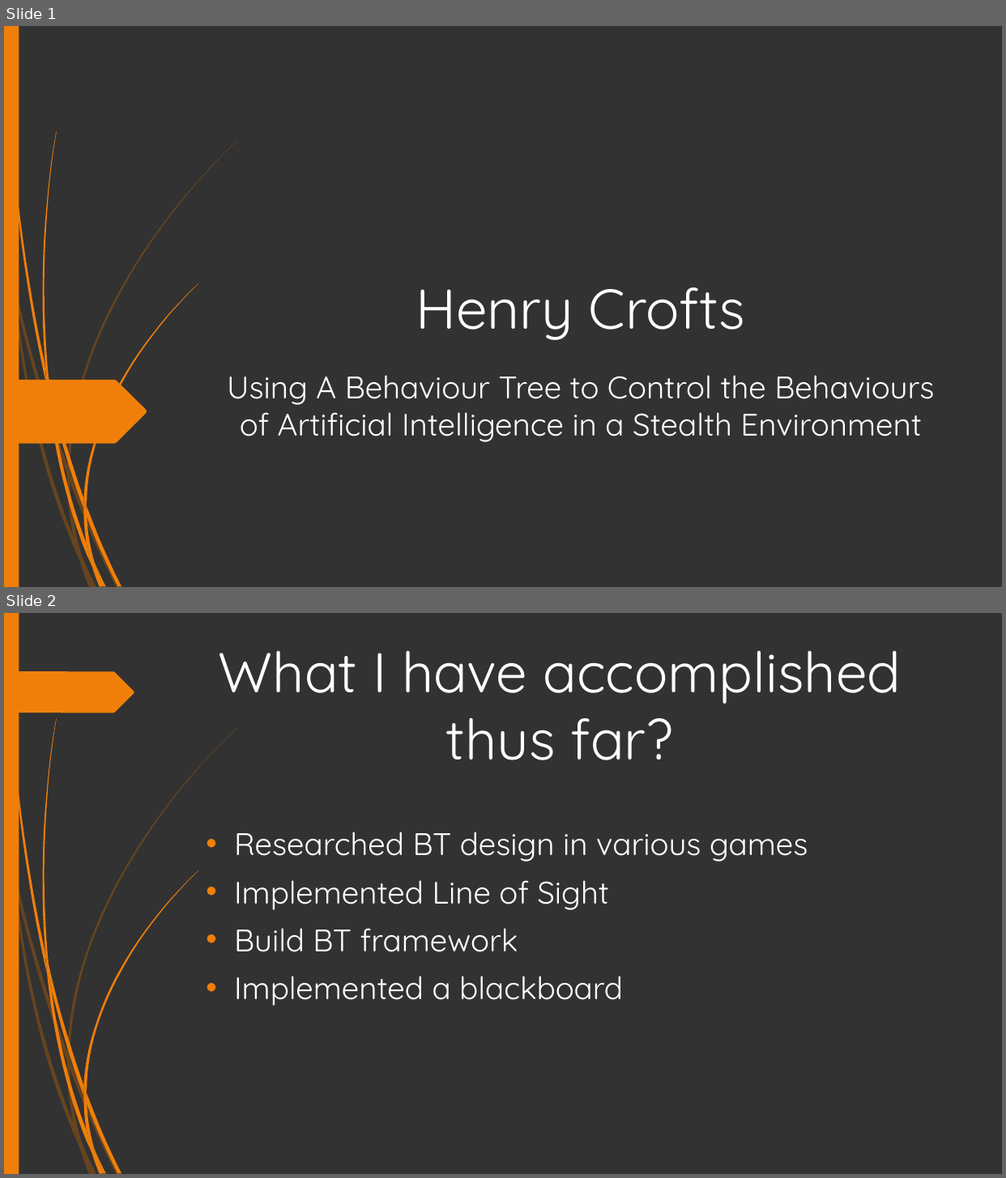
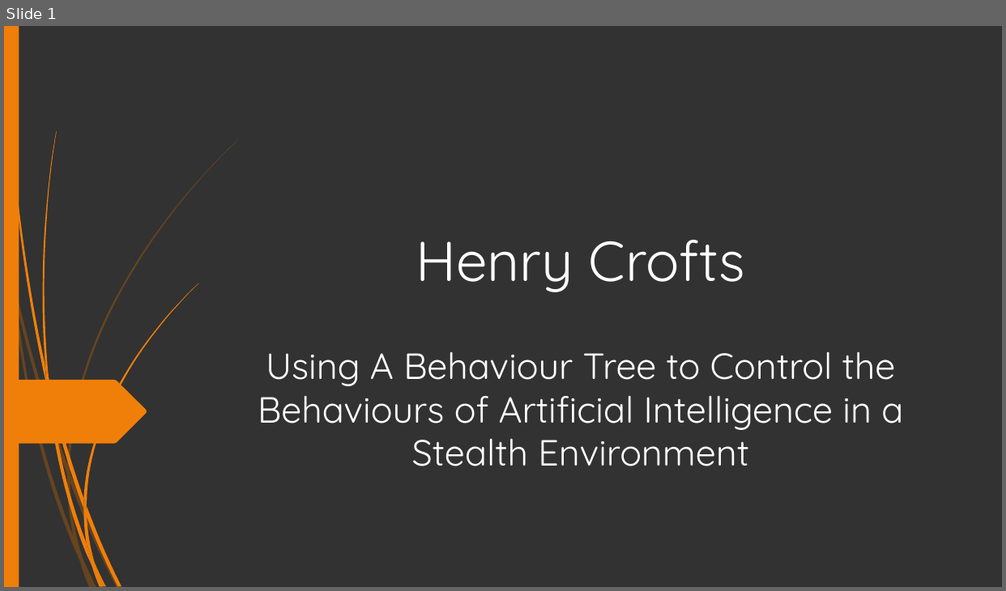
Before and after one commit to HenryWilliam95/AI_FINAL_PROJECT, a slide deck: Documents/Presentation-1.pptx. Shown one above the other, each under a label of ours: slides 1 and 2 before the commit, slide 1 after it. The pictures are 1006x1178 and 1006x591 pixels, drawn with LibreOffice and Linux fonts; fonts in the diff are those of the drawing. Boxes give left, top, right and bottom in pixels: in the first picture for what was removed or moved away, otherwise in the second. Text is boxed around its words. In the diff, an @@ line names an element or a change of style, - is before the commit and + after.

```diff
--- a/Documents/Presentation-1.pptx
+++ b/Documents/Presentation-1.pptx
@@ slide 2 removed at (4, 613, 1002, 1174), background #323232; not listed: 23 template elements that a slide beside it also shows @@
@@ title removed at (219, 650, 901, 760) @@
-What I have accomplished thus far?
@@ freeform shape removed at (4, 671, 134, 713) @@
@@ text removed at (234, 832, 808, 1006) @@
-• Researched BT design in various games
-• Implemented Line of Sight
-• Build BT framework
-• Implemented a blackboard
@@ slide 1 changed as well @@
@@ title "Henry Crofts": place and size @@
-title "Henry Crofts" at (415, 288, 746, 340)
+title "Henry Crofts" at (415, 240, 746, 292)
@@ subtitle "Using A Behaviour Tree to ...": place and size @@
-subtitle "Using A Behaviour Tree to ..." at (227, 375, 934, 442)
+subtitle "Using A Behaviour Tree to ..." at (258, 352, 903, 467)
@@ subtitle "Using A Behaviour Tree to ..." at (258, 352, 903, 467): size 30 to 35 pt @@
```
Also in this commit, not shown: 2 other slides changed, 6 slides added, 1 other slide removed.
